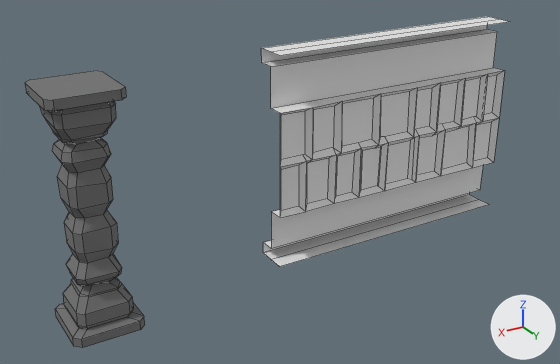
The Blender file udemy-blender/barrel.blend as it was, and as the next commit left it.
Both versions are drawn from a 50 mm lens placed at (6.9, 8.16, 5.37), pointed at (1.93, -0.11, 1.23). The lights are fixed; the arrows at lower right show +X, +Y and +Z. Mesh edges are drawn as thin lines.

The older version as bpy lines, for what is in view:
```python
me_cube_003 = bpy.data.meshes.new('Cube.003')
me_cube_003.from_pydata(...)  # 216 vertices, 210 faces; spans x -0.44..0.44, y -0.44..0.44, z -1.52..1.51
me_cube_003.materials.append(mat_pillar)  # grey #737373
me_plane = bpy.data.meshes.new('Plane')
me_plane.from_pydata(...)  # 144 vertices, 110 faces; spans x -2.0..2.0, y -2.0..1.0, z -0.01..0.46
ob_pillar_002 = bpy.data.objects.new('pillar.002', me_cube_003)
ob_pillar_002.location = (4.6, 0.0, 1.5)
ob_plane = bpy.data.objects.new('Plane', me_plane)
ob_plane.location = (0.0, 0.0, 2.0)
ob_plane.rotation_euler = (1.571, 0.0, 0.0)  # degrees (90, 0, 0)
```
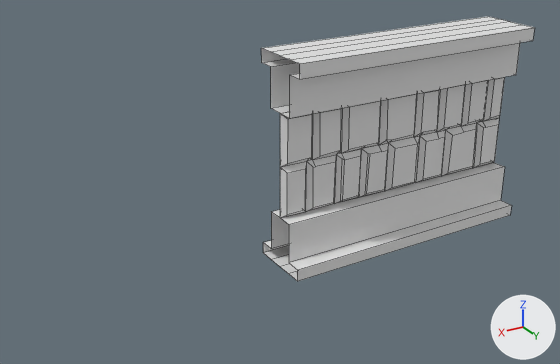
Pixel boxes (x1, y1, x2, y2) of what changed, in the pictures (560 x 364 px):
'Plane', modifiers changed (10% wider): before (261, 16, 510, 267); after (261, 16, 535, 281)
'pillar.002', hidden: before (25, 71, 145, 348)

The change, as a list of edits to the scene's bpy script:
```text
Change ob_plane:
    add _m = ob_plane.modifiers.new('Mirror', 'MIRROR')
    add _m.use_axis = (False, False, True)
Change ob_pillar_002:
    add ob_pillar_002.hide_set(True)
```
